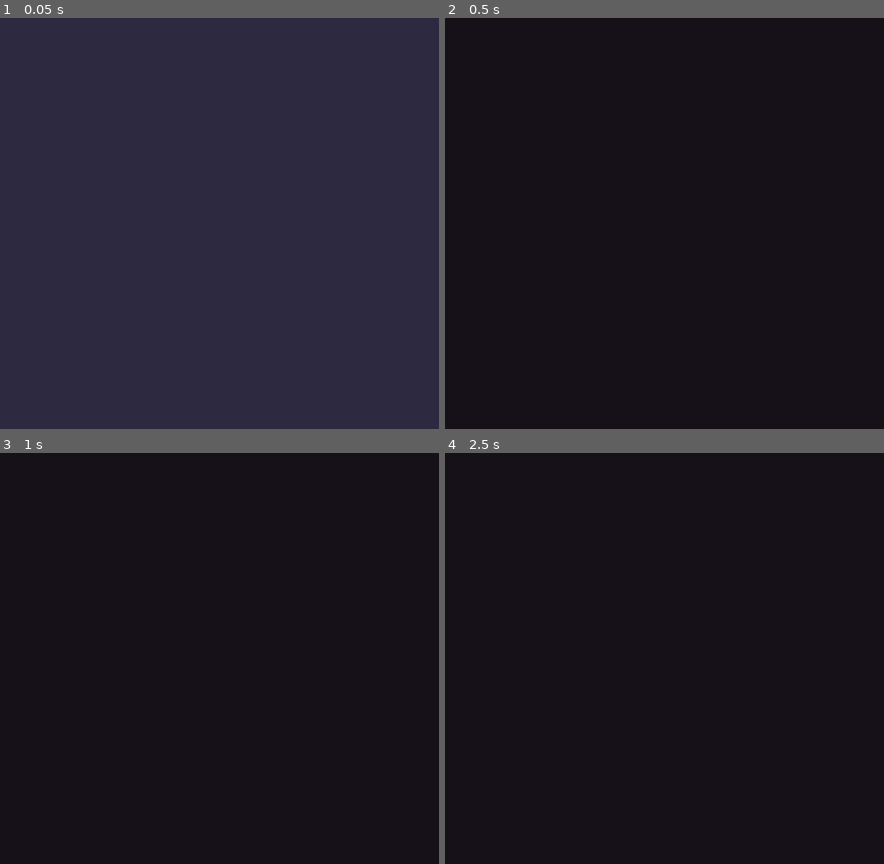
Above: before the commit, frames 1-4 (two rows, left to right).
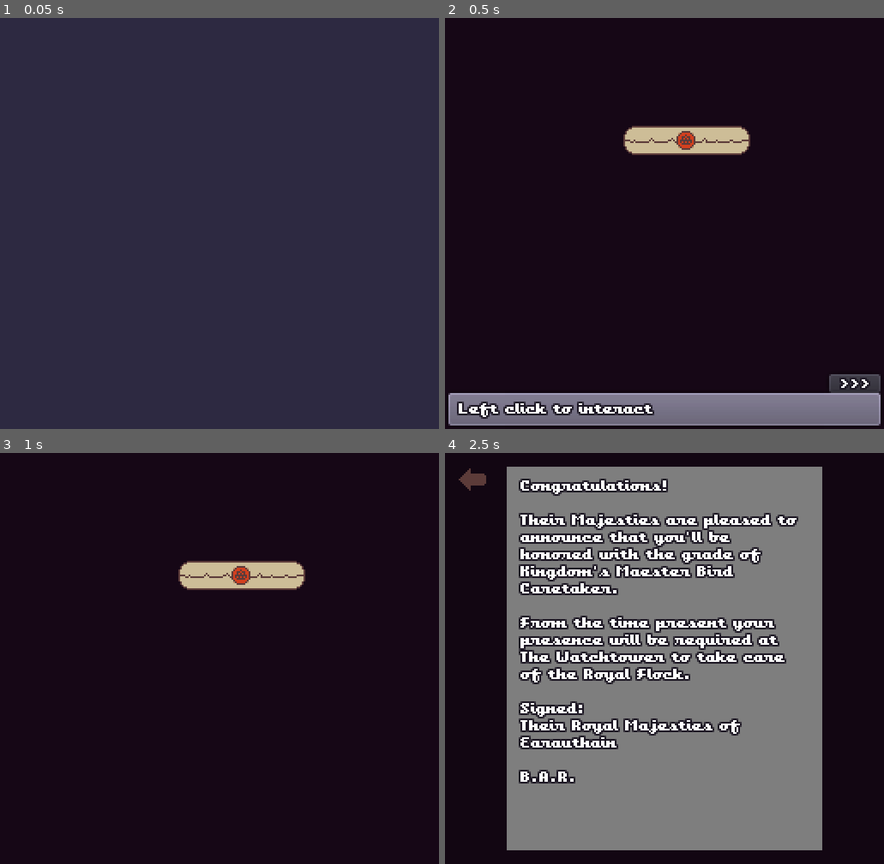
Above: after the commit, the same moments.

Repository: xphere/a-little-bird-told-me
Game: Godot game, scene res://src/scenes/game/game.tscn
The game is run twice, just before and just after one commit, with the same random seed, the same clock (stepped at 60 frames per second) and the same inputs. This scene is started directly instead of the project's main scene.
Inputs (mouse positions are in pixels of both pictures, inside the frame that each line leads up to):
- Up to frame 1 (0.05 s): no input
- Up to frame 2 (0.5 s): no input
- Up to frame 3 (1 s): tap Enter (ui_accept) at 0.5, 0.77 s; move the mouse to (316, 637) at 0.52 s; click (316, 637) at 0.67 s
- Up to frame 4 (2.5 s): tap Enter (ui_accept) at 1.25, 2 s; drag from (576, 679) to (642, 740) at 1.27 s; move the mouse to (708, 568) at 2.02 s; click (708, 568) at 2.17 s

Frame 1 is identical in both runs. In frame 2, 9.6% of the frame differs, in the area x 0-100%, y 26-100%; in frame 3, 2.0%; in frame 4, 60%, in the area x 3-86%, y 3-97%.
Error before the commit: Parse Error: The method "_play_story" isn't declared in the current class. (res://src/scenes/game/game.gd:36)

Commit message:
+action: branching/match nodes depending on expressions

Diff:
--- /dev/null
+++ b/modules/action/branch.gd
@@ -0,0 +1,15 @@
+extends "expression.gd"
+
+var _if : Node
+var _else : Node
+
+
+func _ready() -> void:
+	_if = $"if" if has_node("if") else null
+	_else = $"else" if has_node("else") else null
+
+
+func execute() -> void:
+	var result = _execute_expression()
+	var branch := _else if result == false or result == null else _if
+	yield(RefSignal.as_async(branch.execute() if branch else null), "completed")
--- /dev/null
+++ b/modules/action/expression.gd
@@ -0,0 +1,22 @@
+extends Action
+
+export(String, MULTILINE) var expression_contents := ""
+
+var _expression := Expression.new()
+
+
+func _ready() -> void:
+	if _expression.parse(expression_contents) != OK:
+		push_error(_expression.get_error_text())
+
+
+func context(name: String, default_value = null):
+	return owner.context(name, default_value)
+
+
+func _execute_expression():
+	var result = _expression.execute([], self)
+	if _expression.has_execute_failed():
+		return null
+
+	return result
--- /dev/null
+++ b/modules/action/match.gd
@@ -0,0 +1,14 @@
+extends "expression.gd"
+
+
+func execute() -> void:
+	var result = _execute_expression()
+	if not result:
+		return
+
+	var execution
+	if has_node(result):
+		var branch = get_node(result)
+		execution = branch.execute()
+
+	yield(RefSignal.as_async(execution), "completed")
--- a/src/scenes/game/game.gd
+++ b/src/scenes/game/game.gd
@@ -33,7 +33,7 @@
 
 
 func _ready() -> void:
-	_play_story($Story.get_child(0))
+	$Story.execute()
 
 
 func has_stacked_screen() -> bool:
--- a/src/scenes/game/game.tscn
+++ b/src/scenes/game/game.tscn
@@ -8,6 +8,7 @@
 [ext_resource path="res://src/screens/letter/letter.tscn" type="PackedScene" id=6]
 [ext_resource path="res://src/scenes/game/cursor.gd" type="Script" id=7]
 [ext_resource path="res://src/scenes/game/game.gd" type="Script" id=8]
+[ext_resource path="res://modules/action/match.gd" type="Script" id=9]
 [ext_resource path="res://modules/context/context.gd" type="Script" id=18]
 
 [node name="Game" type="Control"]
@@ -36,8 +37,10 @@
 script = ExtResource( 18 )
 
 [node name="Story" type="Node" parent="."]
+script = ExtResource( 9 )
+expression_contents = "\"Day#%d\" % context(\"day\", 0)"
 
-[node name="Start" parent="Story" instance=ExtResource( 5 )]
+[node name="Day#0" parent="Story" instance=ExtResource( 5 )]
 
 [connection signal="entered" from="Cursor" to="." method="_on_Cursor_entered"]
 [connection signal="help" from="Cursor" to="." method="_on_Cursor_help"]
Not shown: 1 places in src/scenes/game/game.tscn that only renumber resources
